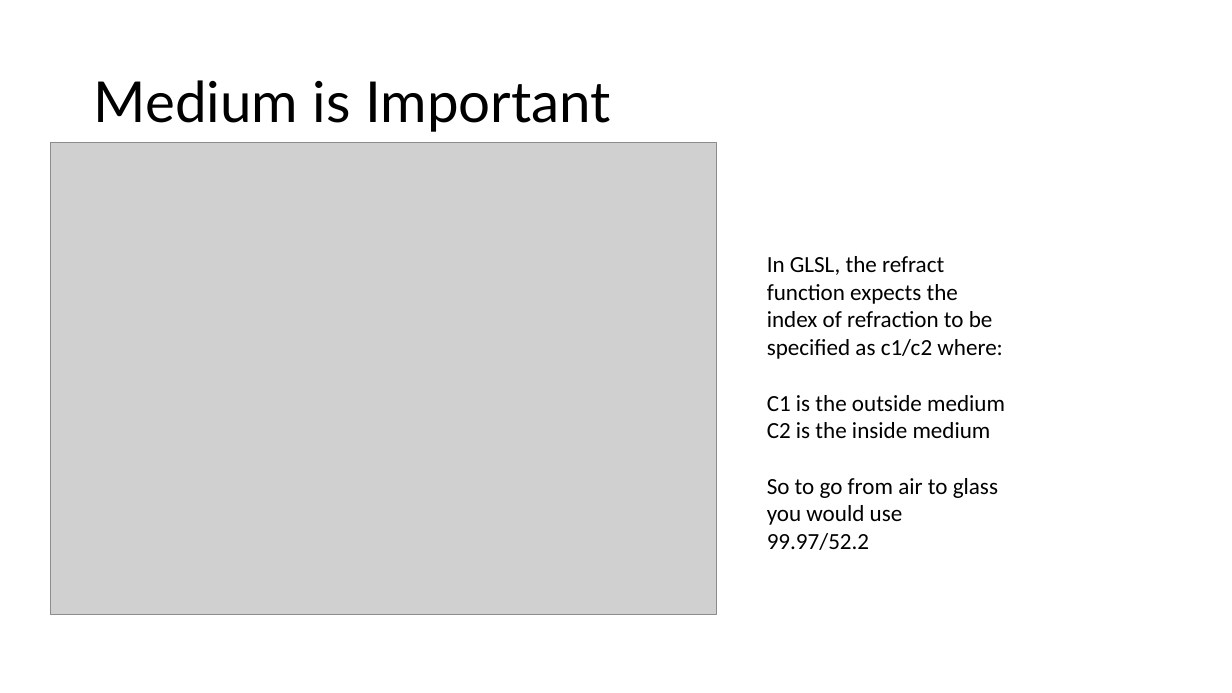
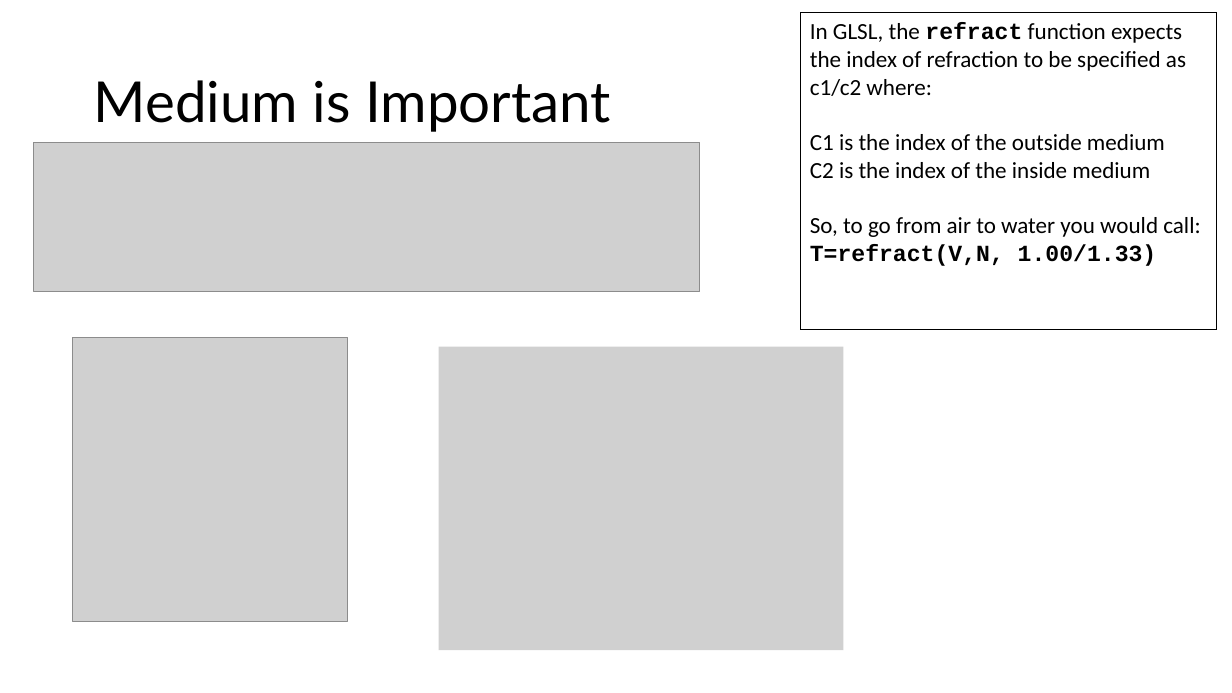
Before and after one commit to illinois-cs418/cs418CourseMaterial, a slide deck: slide 24 of Lectures/CS418-Lecture19-EnvironmentMapping.pptx. Drawn at 1232x693 pixels with LibreOffice and Linux fonts; fonts in the diff are those of the drawing; grey boxes stand for pictures. Boxes give left, top, right and bottom in pixels: in the first picture for what was removed or moved away, otherwise in the second. Text is boxed around its words. In the diff, an @@ line names an element or a change of style, - is before the commit and + after.

```diff
--- a/Lectures/CS418-Lecture19-EnvironmentMapping.pptx
+++ b/Lectures/CS418-Lecture19-EnvironmentMapping.pptx
@@ rectangle "In GLSL, the refract function ...": place and size @@
-rectangle "In GLSL, the refract function ..." at (767, 256, 1005, 550)
+rectangle "In GLSL, the refract function ..." at (801, 12, 1217, 329)
@@ rectangle "In GLSL, the refract function ..." at (801, 12, 1217, 329): outline none to #000000 0.75 pt @@
@@ text in rectangle at (810, 23, 1186, 96): font Calibri to Courier New, bold on in "refract" @@
@@ picture: place and size @@
-picture at (50, 142, 716, 616)
+picture at (34, 142, 701, 292)
@@ text in rectangle at (810, 134, 1200, 266): text changed @@
-C1 is the outside medium
-C2 is the inside medium
-So to go from air to glass you would use 99.97/52.2
+C1 is the index of the outside medium
+C2 is the index of the inside medium
+So, to go from air to water you would call:
+T=refract(V,N, 1.00/1.33)
@@ picture added at (72, 337, 348, 621) @@
@@ picture added at (439, 347, 844, 651) @@
```
